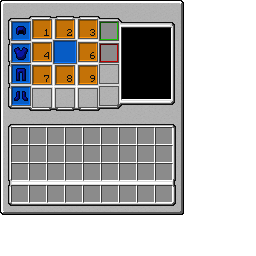
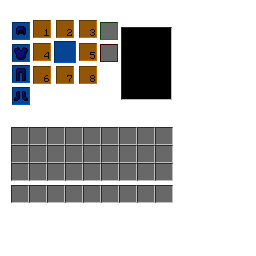
Layered file, before and after one edit (256 x 256). Changes by layer:
painted on "numbers" over [44, 52, 95, 82]
showed "test_overlay_dark" over [11, 20, 173, 203]
hid "test_overlay" over [11, 20, 173, 203]
hid "test_base" over [8, 16, 176, 206]
hid "test_background" over [0, 0, 184, 215]
